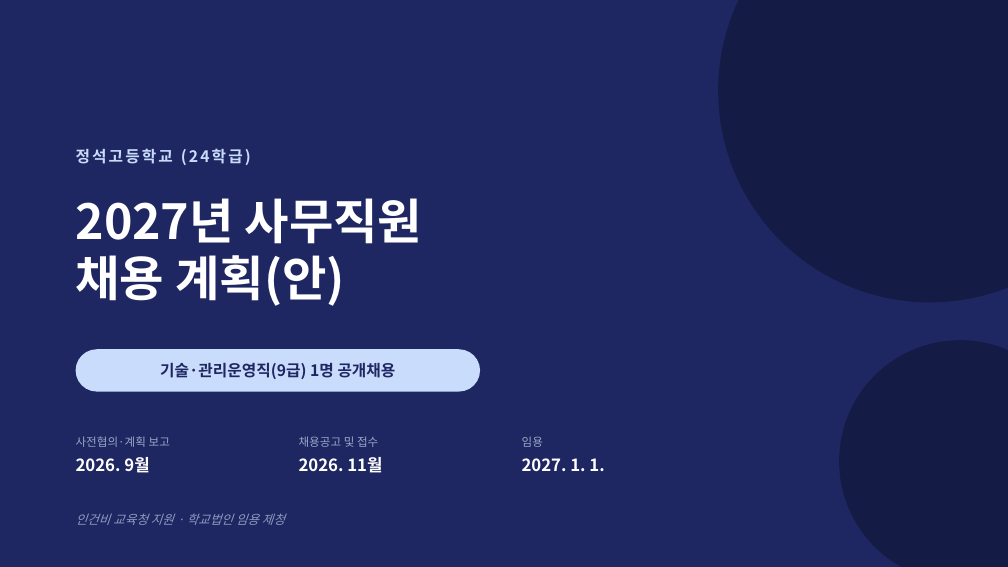
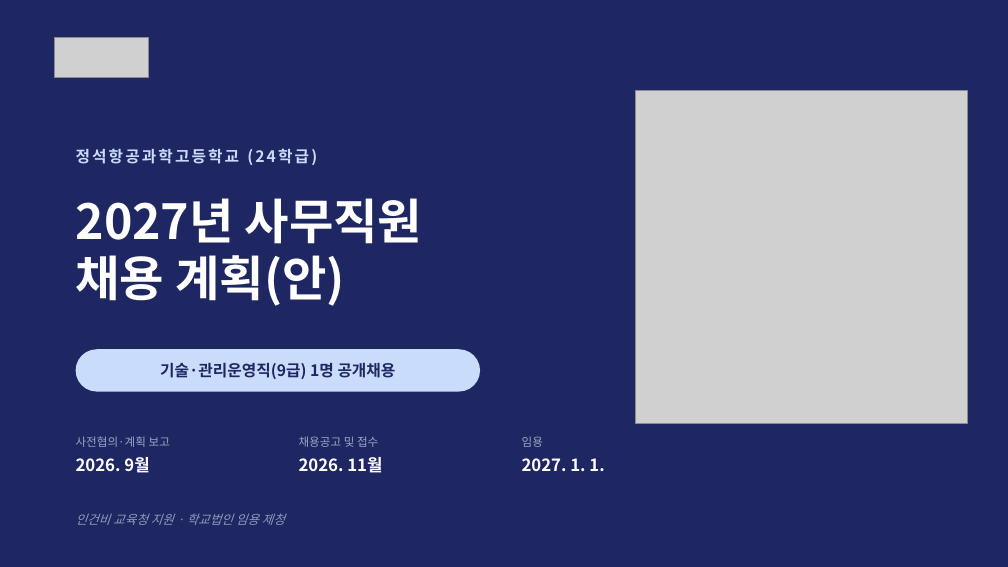
Before and after one commit to sogood459-max/miracle-guy, a slide deck: slide 1 of docs/2027년_사무직원_채용계획안.pptx. Drawn at 1008x567 pixels with LibreOffice and Linux fonts; fonts in the diff are those of the drawing; grey boxes stand for pictures. Boxes give left, top, right and bottom in pixels: in the first picture for what was removed or moved away, otherwise in the second. Text is boxed around its words. In the diff, an @@ line names an element or a change of style, - is before the commit and + after.

```diff
--- a/docs/2027년_사무직원_채용계획안.pptx
+++ b/docs/2027년_사무직원_채용계획안.pptx
@@ ellipse removed at [718,0,1008,302] @@
@@ picture added at [54,38,148,78] @@
@@ picture added at [635,91,968,423] @@
@@ text at [76,148,317,165]: text changed @@
-정석고등학교 (24학급)
+정석항공과학고등학교 (24학급)
@@ ellipse removed at [839,340,1008,567] @@
```
Also in this commit, not shown: 1 other slide changed, 3 other files.
